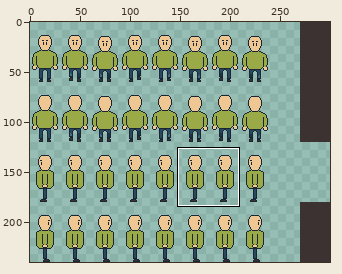
File history of a sprite sheet, static/images/joe.png. The first picture is a wide view before the edit; the outline marks the close-up.
Close-up. Before the edit:
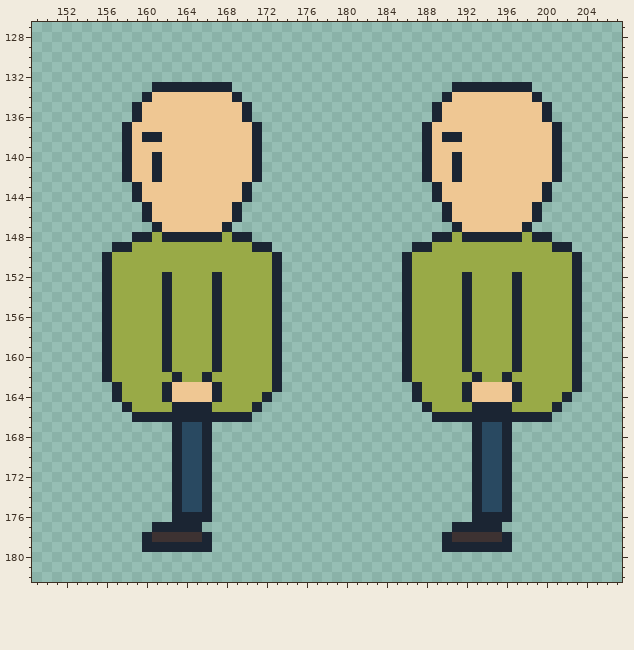
The file is 300x240 pixels. Shown: x 149..207, y 127..182. The commit also changed other parts of the picture, which this record leaves out.
New version:
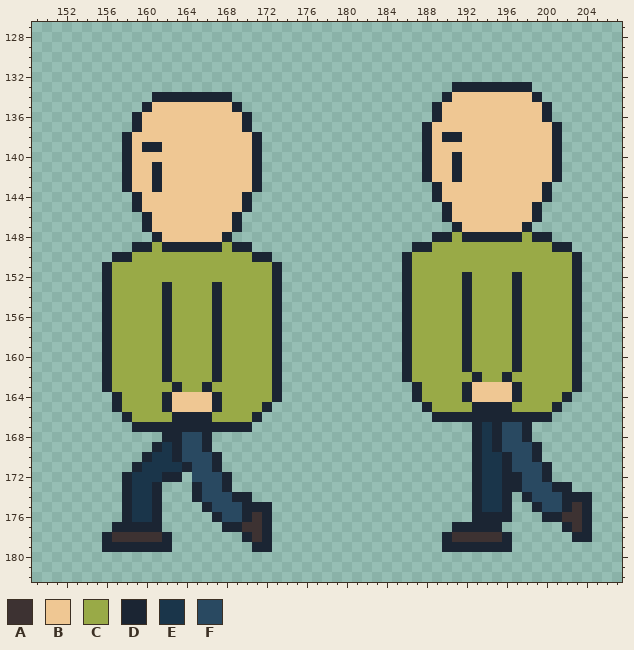
Palette (. is transparent): A #3d3232  B #efc793  C #99aa47  D #1b2533  E #1a354a  F #294961
What changed:
Changed rows in their new state; - is an unchanged pixel.
first column x 156:
133 -----........-----
134 ----.DDDDDDDD.----
135 ---.D--------D.---
137 --.D----------D.--
138 ----BB------------
139 ----DD------------
140 -----B------------
143 --DB-D--------BD--
145 ---DB--------BD---
147 ----DB------BD----
148 ---..DBBBBBBD..---
149 -..DD-DDDDDD-DD..-
150 .DD------------DD.
152 ------C----C------
first column x 156:
162 ------DC--CD-------------------------------------
163 DC----CDCCDC-------------------------------------
164 ----------------CD-------------------------------
165 -DC---DBBBBD---CD--------------------------------
166 --DCCCC----CCCCD---------------------------------
167 ---DDDD-DD-DDDD-----------------------EDFFD------
168 ------D-------------------------------EDFFD------
169 -----DE-------------------------------EDFFFD-----
170 ----DEE---FD--------------------------EE-FFD-----
171 ---DEEEED-FD--------------------------EE-FFFD----
172 --DEEED-.-FFD-------------------------EE-DFFD----
173 --DEED-..DFFD-------------------------EE-DFFFDD--
174 --DEED-..DFFFDD-----------------------EE--DFFFDDD
175 --DEED-...-FFFDDD---------------------EE---DFFDAD
176 --DEED-....DFFDAD---------------------------DDAAD
177 -DDDD-....--DDAAD-----------------------------DAD
178 DAAAA-D....---DAD------------------------------DD
179 DDDD---....----DD--------------------------------
Pixel boxes of the changes (left, top, right, bottom) in both close-ups:
changed: (102, 82, 282, 282)
changed: (102, 372, 282, 552)
changed: (482, 422, 592, 542)
